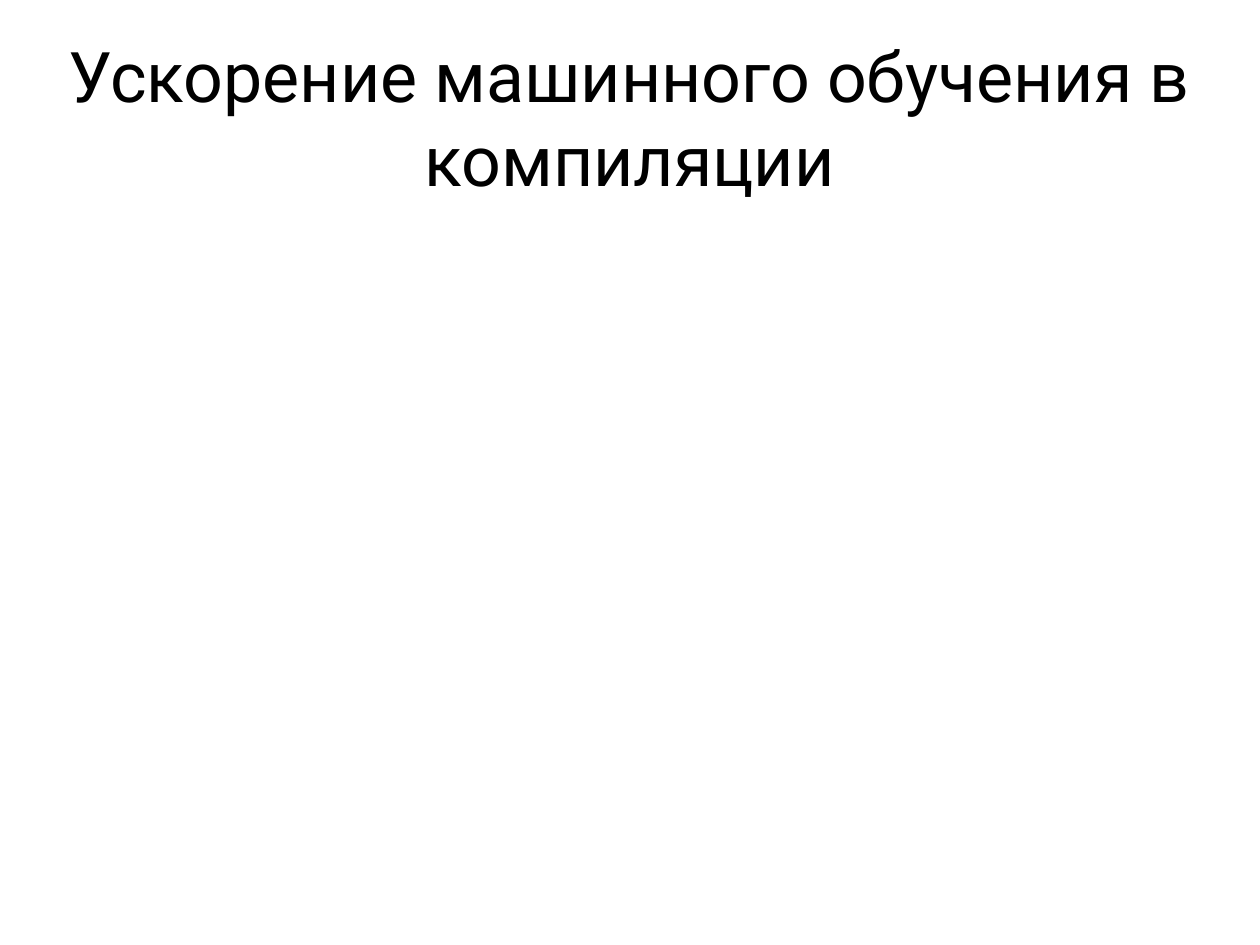
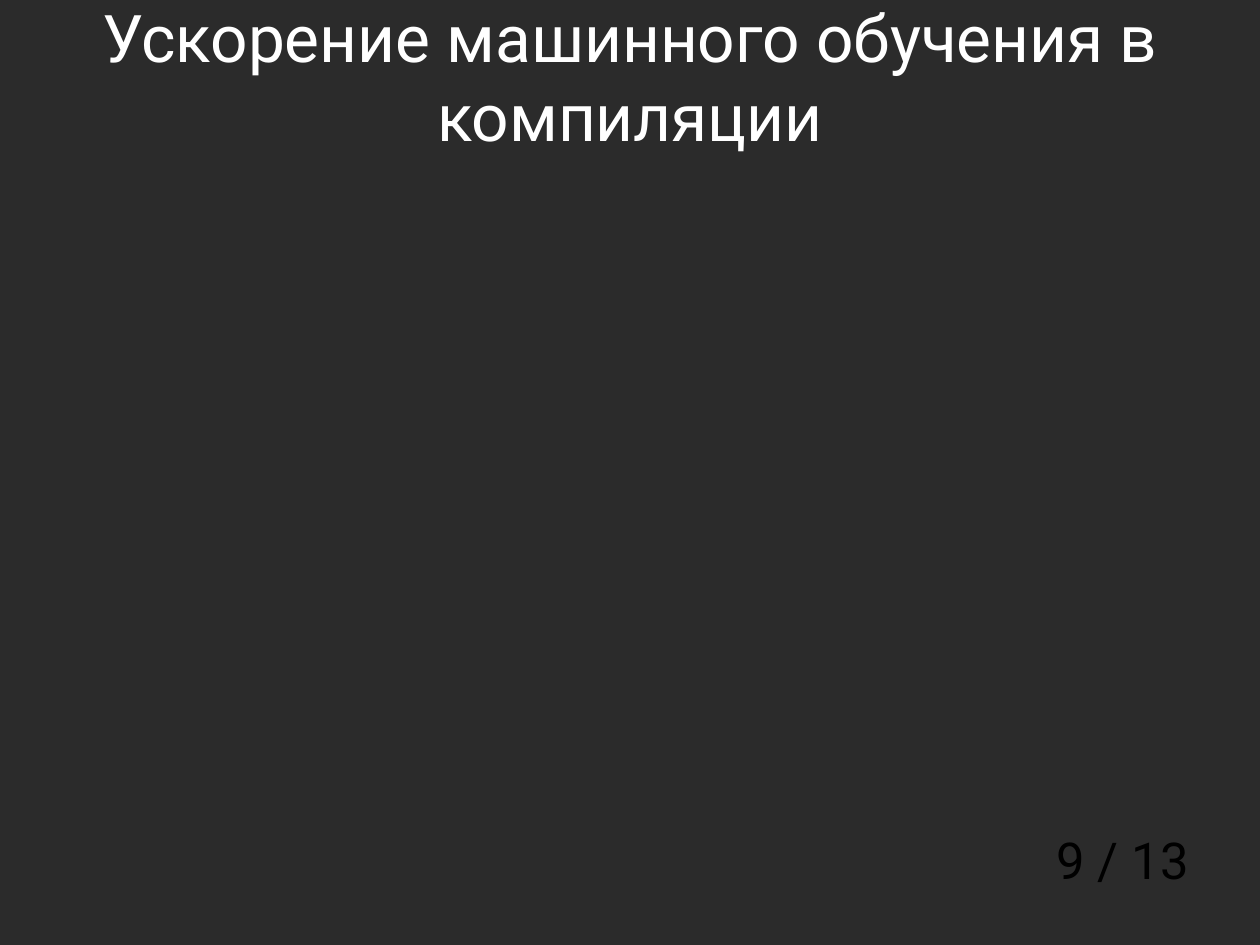
Before and after one commit to mkpankov/adaptor, a slide deck: slide 9 of diploma/defense/keynote.odp (slide 7 before the commit). Drawn at 1260x945 pixels with LibreOffice and Linux fonts; fonts in the diff are those of the drawing; background and template pictures are left out; a plain dark background stands for a picture behind light text. Boxes give left, top, right and bottom in pixels: in the first picture for what was removed or moved away, otherwise in the second. Text is boxed around its words. In the diff, an @@ line names an element or a change of style, - is before the commit and + after.

```diff
--- a/diploma/defense/keynote.odp
+++ b/diploma/defense/keynote.odp
@@ background #FFFFFF to picture (left out) @@
@@ title "Ускорение машинного обучения в компиляции": place and size @@
-title "Ускорение машинного обучения в компиляции" at bbox=[69, 49, 1190, 197]
+title "Ускорение машинного обучения в компиляции" at bbox=[102, 12, 1158, 152]
@@ title "Ускорение машинного обучения в компиляции" at bbox=[102, 12, 1158, 152]: size 44 to 41.4 pt, text colour #000000 to #FFFFFF @@
@@ page number added at bbox=[1057, 843, 1189, 879], 32 pt, text #000000 @@
+9 / 13
```
Also in this commit, not shown: 10 other slides changed, 2 slides added.
